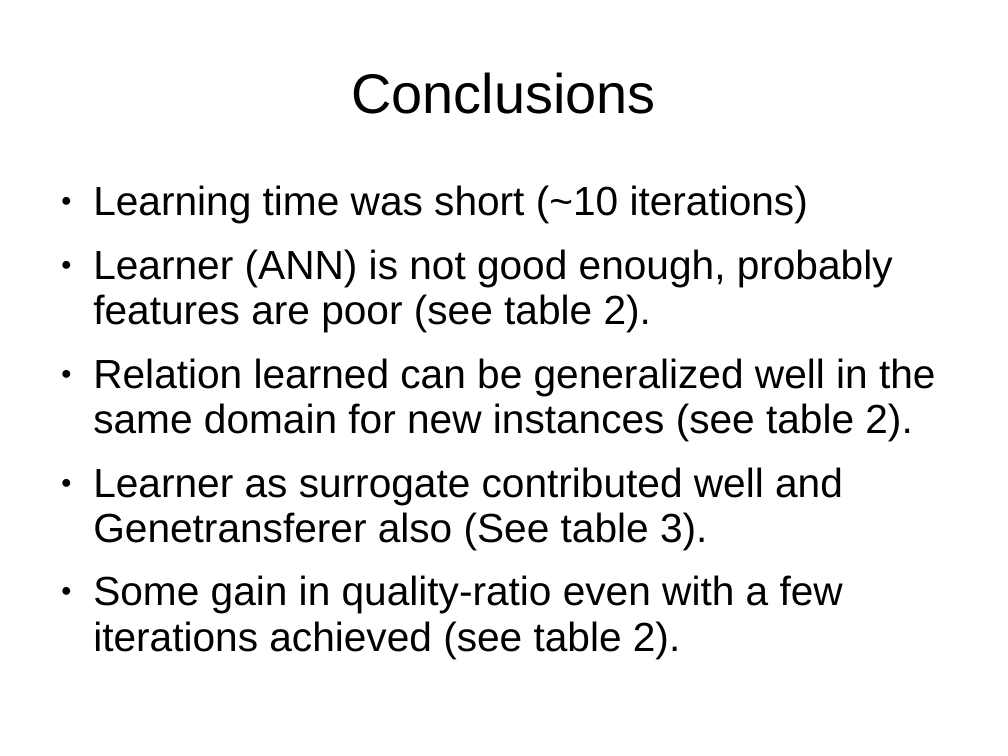
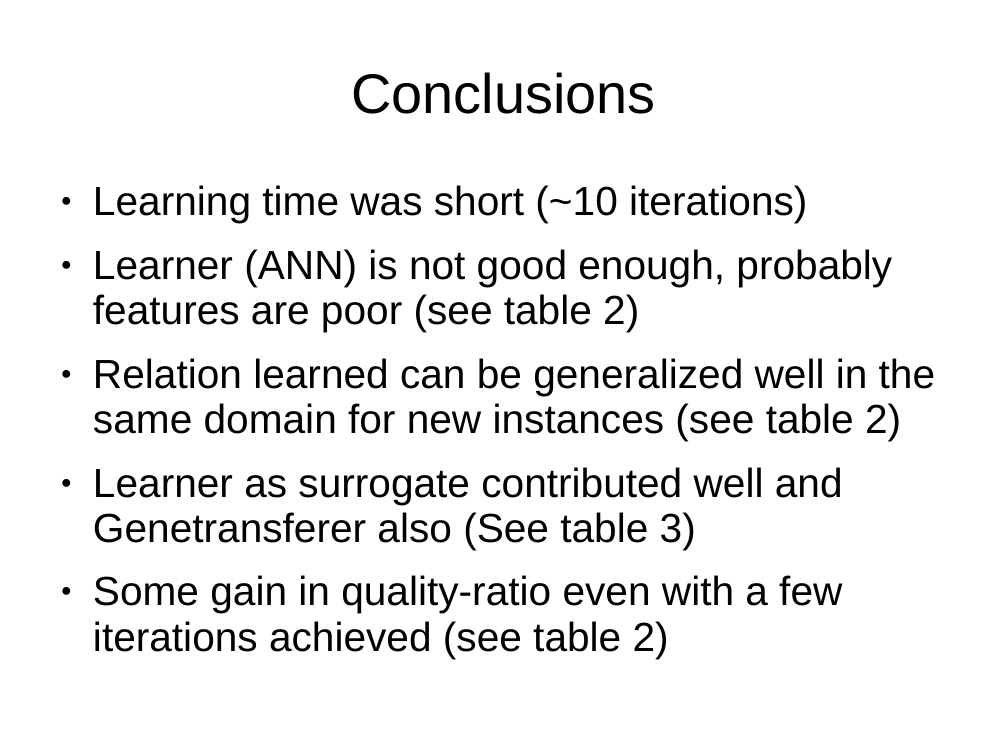
Before and after one commit to nojhan/descarwin, a slide deck: slide 21 of papers/GECCO2011/gecco2011brendelschoenauer/lao-gecco.ppt (slide 19 before the commit). Drawn at 1008x756 pixels with LibreOffice and Linux fonts; fonts in the diff are those of the drawing. Boxes give left, top, right and bottom in pixels: in the first picture for what was removed or moved away, otherwise in the second. Text is boxed around its words. In the diff, an @@ line names an element or a change of style, - is before the commit and + after.

```diff
--- a/papers/GECCO2011/gecco2011brendelschoenauer/lao-gecco.ppt
+++ b/papers/GECCO2011/gecco2011brendelschoenauer/lao-gecco.ppt
@@ text at (x1=93, y1=249, x2=935, y2=658): text changed @@
-● Learner (ANN) is not good enough, probably features are poor (see table 2).
-● Relation learned can be generalized well in the same domain for new instances (see table 2).
-● Learner as surrogate contributed well and Genetransferer also (See table 3).
-● Some gain in quality-ratio even with a few iterations achieved (see table 2).
+● Learner (ANN) is not good enough, probably features are poor (see table 2)
+● Relation learned can be generalized well in the same domain for new instances (see table 2)
+● Learner as surrogate contributed well and Genetransferer also (See table 3)
+● Some gain in quality-ratio even with a few iterations achieved (see table 2)
```
Also in this commit, not shown: 8 other slides changed, 2 slides added.
